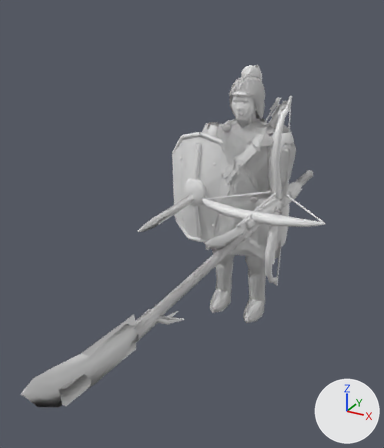
Renders of the glTF model assets/river_gate/figures/river_company.glb from each side of a commit.
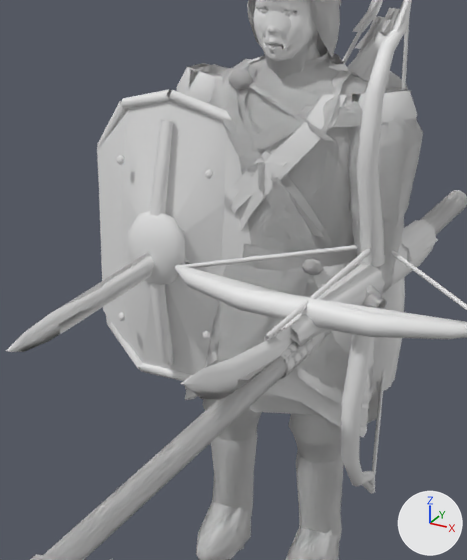
Each version appears first whole from a camera (50 mm lens) standing at (1.38, -3.28, 2.26) and looking at (0.04, -0.83, 1.03), and next in a close-up on the part from 35% to 82% of the width and 22% to 69% of the height. Every picture has the same lights, and +X, +Y and +Z are marked at lower right. The older version's two pictures come first. Vertices at exactly the same position are counted once.

Names of what the first close-up shows: 'ArcherClose', 'ArcherLine', 'Arms4Close', 'Arms5Close', 'Arms6Close', 'Arms7Close', 'Arms7Line', 'GuardClose', 'GuardLine', 'LevyClose', 'OfficerClose', 'PlayerClose', 'PlayerLine', 'PlayerRank' and 17 more.
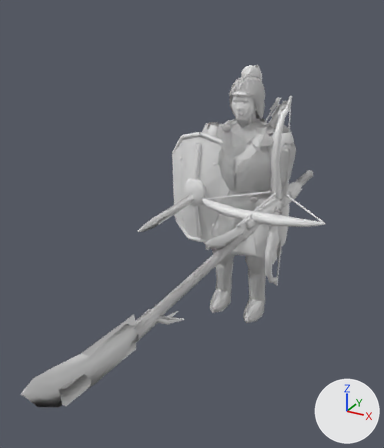
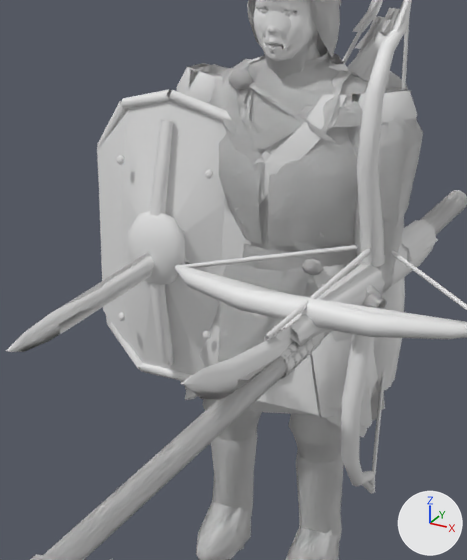
Changed parts and their boxes (x1, y1, x2, y2) in the close-ups (467 x 560 px; the box of a moved part takes in the faces that stretch with it):
'PlayerClose', reshaped (mostly hidden before): before (185, 54, 379, 426); after (185, 38, 404, 560)
'ArcherClose', reshaped: before (214, 0, 408, 391); after (181, 0, 408, 428)
'GuardClose', reshaped: before (206, 0, 394, 502); after (212, 0, 393, 500)
'ArcherLine', reshaped (mostly hidden): before (208, 69, 417, 547); after (181, 41, 417, 547)
'PlayerLine', reshaped (mostly hidden): before (218, 55, 368, 421); after (220, 55, 357, 416)
'GuardLine', reshaped (mostly hidden): before (220, 11, 369, 402); after (249, 11, 355, 337)
part 1 of me_levyclose, added (mostly hidden): after (311, 358, 317, 400)
part 2 of me_archerclose, added: after (199, 322, 319, 416)
part 3 of me_archerclose, added: after (312, 331, 378, 417)
part 4 of me_archerclose, moved or reshaped (mostly hidden): before (365, 384, 370, 391); after (181, 313, 385, 428)
part 5 of me_guardclose, added: after (285, 158, 325, 193)
part 6 of me_playerclose, added: after (218, 134, 262, 244)
part 7 of me_playerclose, added: after (268, 137, 358, 246)
part 8 of me_archerline, added (mostly hidden): after (217, 345, 311, 414)
part 9 of me_archerline, added: after (322, 333, 368, 417)
part 10 of me_archerline, moved or reshaped (mostly hidden): before (366, 373, 370, 385); after (181, 381, 372, 423)
part 11 of me_archerline, moved or reshaped: before (254, 69, 317, 186); after (238, 69, 318, 149)
part 12 of me_guardline, added: after (268, 168, 332, 212)
part 13 of me_playerline, added: after (223, 156, 262, 241)
part 14 of me_playerline, added: after (268, 165, 357, 246)
'OfficerClose', unchanged, covered by the edit: before (185, 0, 405, 560); after (185, 0, 405, 438)
'PlayerRank', unchanged, covered by the edit: before (240, 52, 353, 416); after (240, 0, 351, 273)

Edits to the bpy script that builds the scene:
```text
Change me_levyclose:
    remove me_levyclose.from_pydata(...)  # 2830 vertices, 4942 faces; spans x -0.35..0.35, y -0.2..0.21, z 0.01..1.76
    add me_levyclose.from_pydata(...)  # 2878 vertices, 5002 faces; spans x -0.35..0.35, y -0.21..0.21, z 0.01..1.76
    me_levyclose part 1: a new loose piece of 24 vertices spanning x -0.2..0.17, y -0.21..-0.08, z 0.55..0.91
    other edits to the shape of me_levyclose do not show in these pictures
Change me_archerclose:
    remove me_archerclose.from_pydata(...)  # 2902 vertices, 5038 faces; spans x -0.35..0.35, y -0.2..0.34, z 0.01..1.73
    add me_archerclose.from_pydata(...)  # 2950 vertices, 5098 faces; spans x -0.35..0.35, y -0.22..0.34, z 0.01..1.73
    me_archerclose part 2: a new loose piece of 24 vertices spanning x -0.21..0.18, y -0.22..-0.08, z 0.51..0.91
    me_archerclose part 3: a new loose piece of 24 vertices spanning x 0.1..0.28, y -0.16..0.02, z 0.48..0.91
    me_archerclose part 4: 52 vertices moved from x -0.26..0.27, y -0.2..0.21, z 0.59..0.88 to x -0.27..0.29, y -0.2..0.22, z 0.48..0.87
Change me_guardclose:
    remove me_guardclose.from_pydata(...)  # 2783 vertices, 4761 faces; spans x -0.33..0.33, y -0.23..0.21, z 0.01..1.76
    add me_guardclose.from_pydata(...)  # 2943 vertices, 4985 faces; spans x -0.33..0.33, y -0.23..0.21, z 0.01..1.76
    me_guardclose part 5: a new loose piece of 40 vertices spanning x 0.01..0.26, y -0.17..-0.03, z 1.0..1.34
    other edits to the shape of me_guardclose do not show in these pictures
Change me_playerclose:
    remove me_playerclose.from_pydata(...)  # 3167 vertices, 5468 faces; spans x -0.43..0.33, y -0.23..0.53, z 0.01..1.81
    add me_playerclose.from_pydata(...)  # 3327 vertices, 5692 faces; spans x -0.43..0.33, y -0.23..0.53, z 0.01..1.81
    me_playerclose part 6: a new loose piece of 40 vertices spanning x -0.26..-0.01, y -0.17..-0.03, z 1.0..1.34
    me_playerclose part 7: a new loose piece of 40 vertices spanning x 0.01..0.26, y -0.17..-0.03, z 1.0..1.34
    other edits to the shape of me_playerclose do not show in these pictures
Change me_archerline:
    remove me_archerline.from_pydata(...)  # 650 vertices, 940 faces; spans x -0.34..0.34, y -0.2..0.34, z 0.01..1.73
    add me_archerline.from_pydata(...)  # 688 vertices, 984 faces; spans x -0.34..0.34, y -0.22..0.34, z 0.01..1.73
    me_archerline part 8: a new loose piece of 16 vertices spanning x -0.21..0.18, y -0.22..-0.08, z 0.51..0.91
    me_archerline part 9: a new loose piece of 16 vertices spanning x 0.1..0.28, y -0.16..0.02, z 0.48..0.91
    me_archerline part 10: 28 vertices moved from x -0.25..0.27, y -0.2..0.21, z 0.62..0.88 to x -0.26..0.29, y -0.2..0.21, z 0.51..0.87
    me_archerline part 11: 12 vertices moved from x -0.11..0.14, y -0.15..-0.1, z 1.15..1.38 to x -0.14..0.15, y -0.15..-0.08, z 1.11..1.39; 6 vertices added at x -0.04..0.11, y -0.16..-0.12, z 1.22..1.35
Change me_guardline:
    remove me_guardline.from_pydata(...)  # 760 vertices, 1113 faces; spans x -0.33..0.33, y -0.23..0.21, z 0.01..1.76
    add me_guardline.from_pydata(...)  # 840 vertices, 1209 faces; spans x -0.33..0.33, y -0.23..0.21, z 0.01..1.76
    me_guardline part 12: a new loose piece of 20 vertices spanning x 0.01..0.26, y -0.16..-0.03, z 1.0..1.34
    other edits to the shape of me_guardline do not show in these pictures
Change me_playerline:
    remove me_playerline.from_pydata(...)  # 801 vertices, 1174 faces; spans x -0.43..0.32, y -0.23..0.52, z 0.01..1.81
    add me_playerline.from_pydata(...)  # 881 vertices, 1270 faces; spans x -0.43..0.32, y -0.23..0.52, z 0.01..1.81
    me_playerline part 13: a new loose piece of 20 vertices spanning x -0.26..-0.01, y -0.16..-0.03, z 1.0..1.34
    me_playerline part 14: a new loose piece of 20 vertices spanning x 0.01..0.26, y -0.16..-0.03, z 1.0..1.34
    other edits to the shape of me_playerline do not show in these pictures
```
